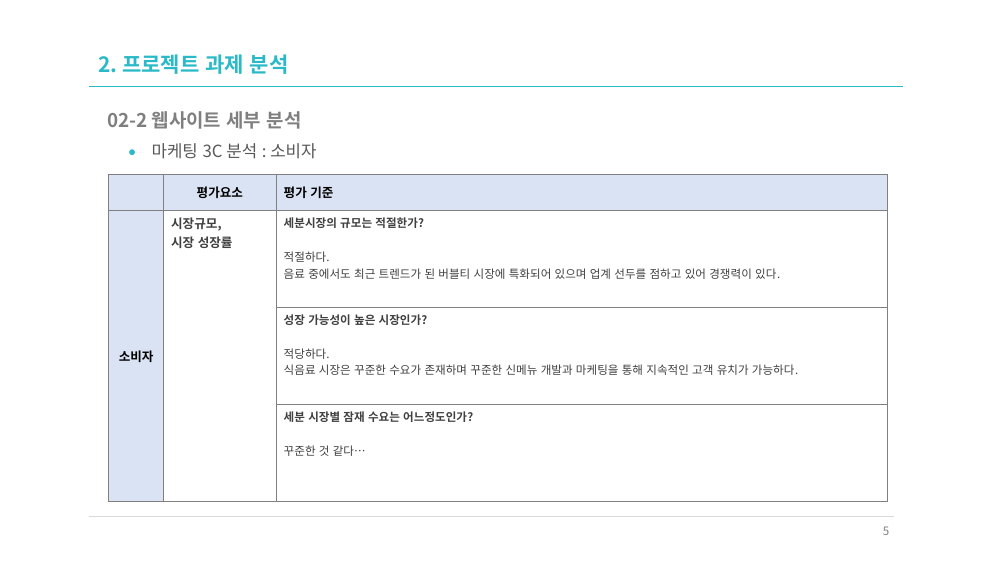
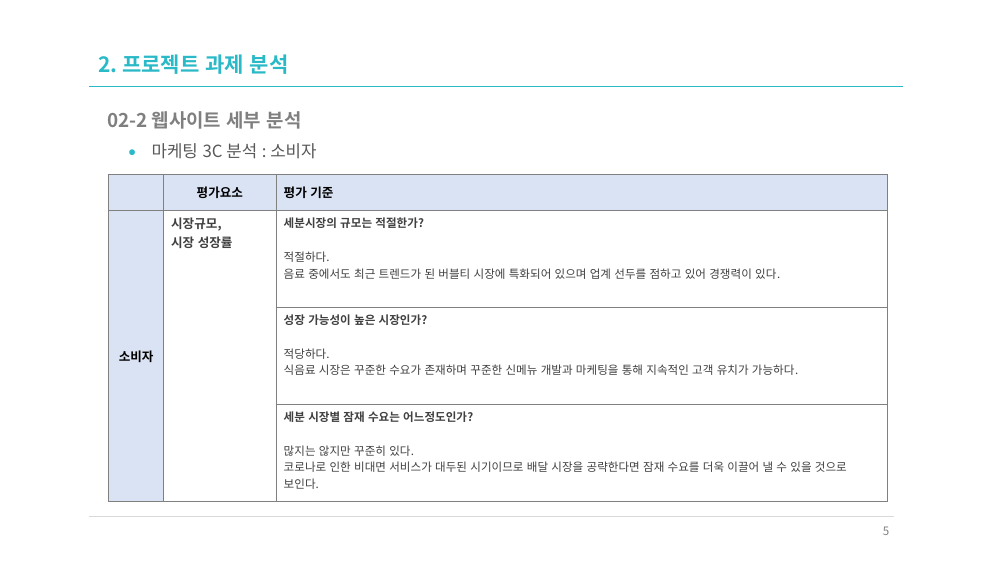
Before and after one commit to sakang07/Front-end_Study, a slide deck: slide 5 of n_01_UIUX요구분석_공차.pptx. Drawn at 1008x567 pixels with LibreOffice and Linux fonts; fonts in the diff are those of the drawing. Boxes give left, top, right and bottom in pixels: in the first picture for what was removed or moved away, otherwise in the second. Text is boxed around its words. In the diff, an @@ line names an element or a change of style, - is before the commit and + after.

```diff
--- a/n_01_UIUX요구분석_공차.pptx
+++ b/n_01_UIUX요구분석_공차.pptx
@@ table at <box>109,175,888,501</box> @@
-row 4, column 3: 세분 시장별 잠재 수요는 어느정도인가? / 꾸준한 것 같다…
+row 4, column 3: 세분 시장별 잠재 수요는 어느정도인가? / 많지는 않지만 꾸준히 있다. / 코로나로 인한 비대면 서비스가 대두된 시기이므로 배달 시장을 공략한다면 잠재 수요를 더욱 이끌어 낼 수 있을 것으로 보인다.
```
Also in this commit, not shown: 1 other slide changed, 3 other files.
